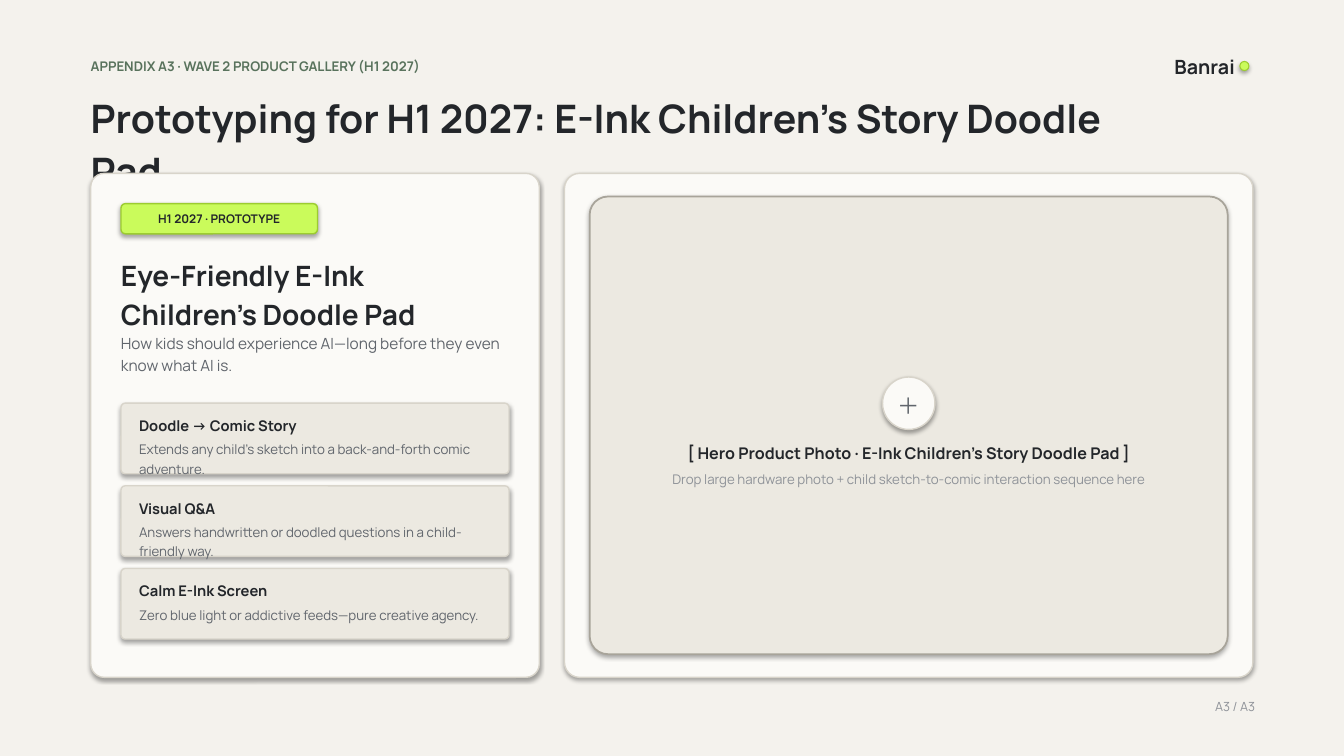
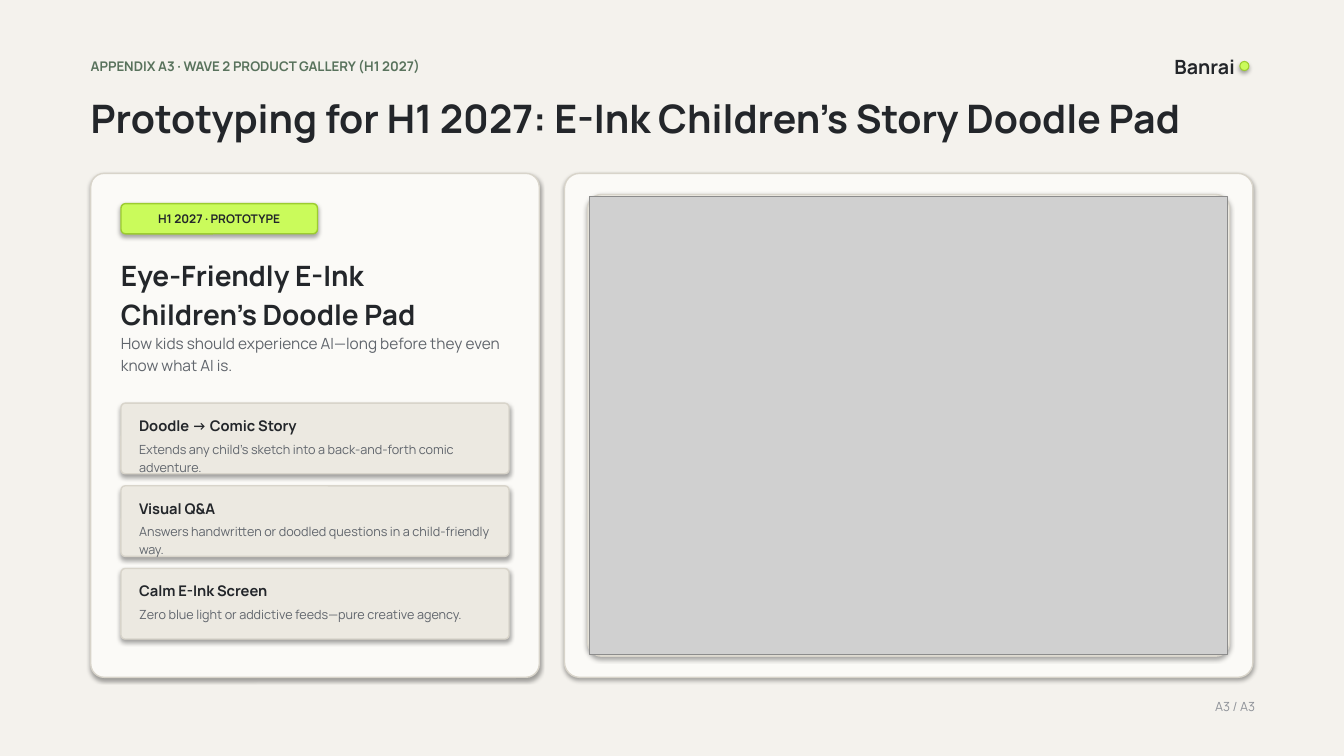
Before and after one commit to mkidding/banrai-seed-plus, a slide deck: slide 10 of Banrai_Seed_Plus_Deck.pptx. Drawn at 1344x756 pixels with LibreOffice and Linux fonts; fonts in the diff are those of the drawing; grey boxes stand for pictures. Boxes give left, top, right and bottom in pixels: in the first picture for what was removed or moved away, otherwise in the second. Text is boxed around its words. In the diff, an @@ line names an element or a change of style, - is before the commit and + after.

Commit message:
Inject curated product photo collages, sync typography/layout, and update PPTX/HTML/PDF decks

```diff
--- a/Banrai_Seed_Plus_Deck.pptx
+++ b/Banrai_Seed_Plus_Deck.pptx
@@ text "Prototyping for H1 2027: E-Ink ..." rewrapped from (x1=91, y1=104, x2=1101, y2=143) to (x1=91, y1=104, x2=1180, y2=143) @@
@@ rounded rectangle at (x1=588, y1=195, x2=1230, y2=656): outline #A8A49A 1.25 pt to #D8D4CA 1 pt; proportions changed @@
@@ picture added at (x1=590, y1=197, x2=1228, y2=654) @@
@@ ellipse removed at (x1=883, y1=377, x2=936, y2=430) @@
@@ text removed at (x1=883, y1=377, x2=936, y2=430) @@
-＋
@@ text removed at (x1=698, y1=447, x2=1119, y2=463) @@
-[ Hero Product Photo · E-Ink Children’s Story Doodle Pad ]
@@ text removed at (x1=672, y1=474, x2=1145, y2=487) @@
-Drop large hardware photo + child sketch-to-comic interaction sequence here
@@ size 9.5 to 9 pt in 3 elements at (x1=139, y1=445, x2=454, y2=476), (x1=139, y1=527, x2=489, y2=559), (x1=139, y1=610, x2=462, y2=622) @@
```
Also in this commit, not shown: 9 other slides changed, 29 other files.
